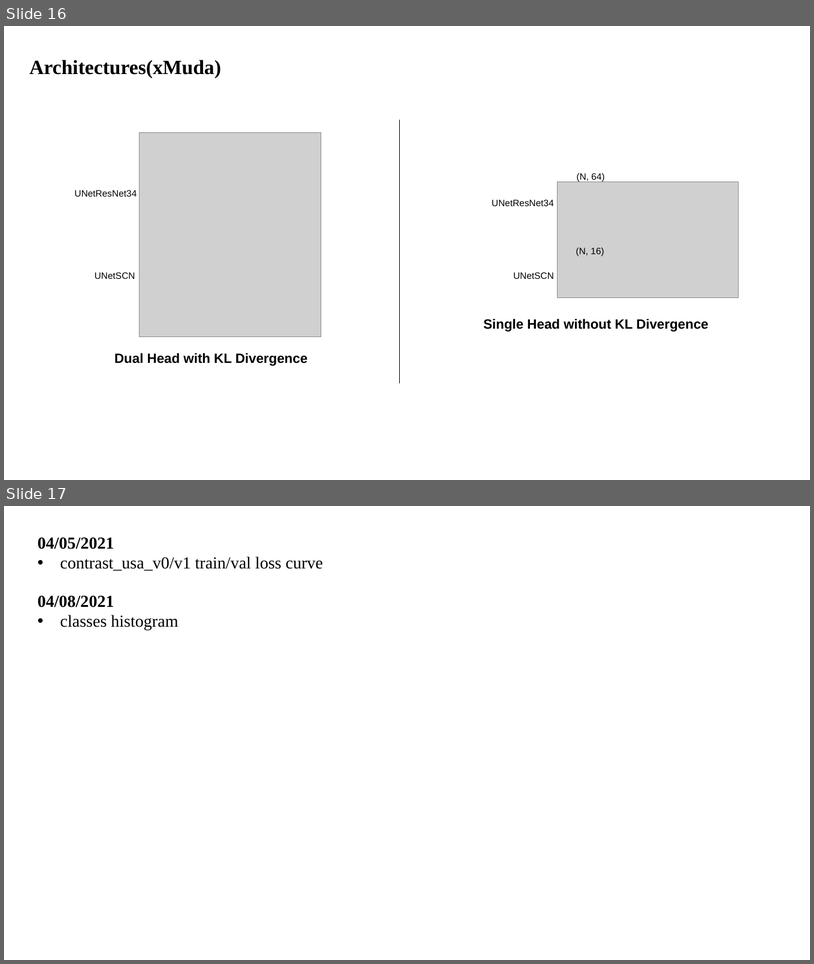
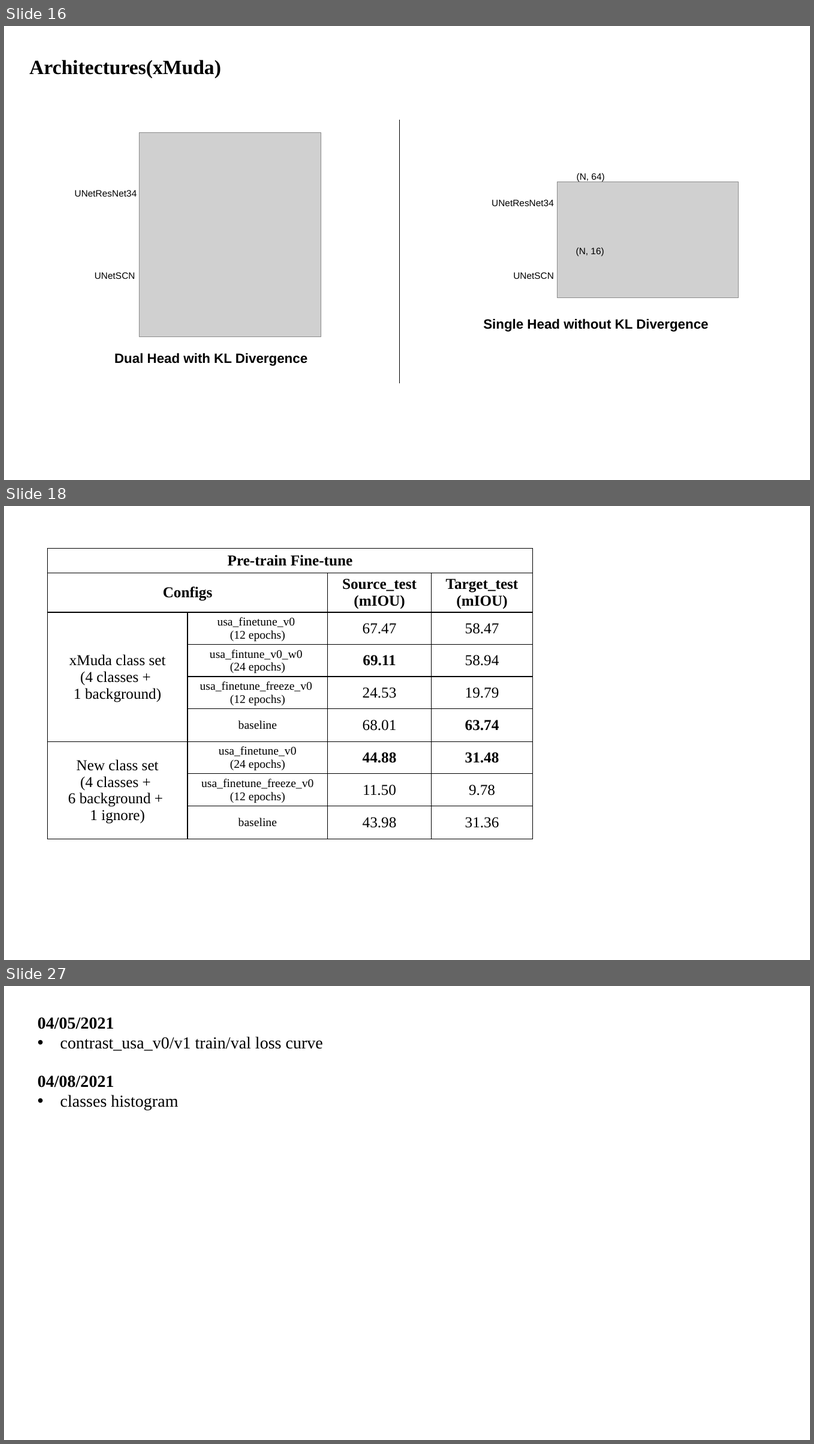
Before and after one commit to XYHC-MMDA/Multi-modal-Multi-task-DA, a slide deck: demo/latest.pptx. Shown one above the other, each under a label of ours: slides 16 and 17 before the commit, slides 16, 18 and 27 after it; the slides between them are not shown. The pictures are 814x964 and 814x1444 pixels, drawn with LibreOffice and Linux fonts; fonts in the diff are those of the drawing; grey boxes stand for pictures. Boxes give left, top, right and bottom in pixels: in the first picture for what was removed or moved away, otherwise in the second. Text is boxed around its words. In the diff, an @@ line names an element or a change of style, - is before the commit and + after.

Commit message:
finetune_v1

```diff
--- a/demo/latest.pptx
+++ b/demo/latest.pptx
@@ slide 18 added at [4, 506, 810, 960], background #FFFFFF @@
@@ table added at [48, 549, 533, 853], 9 rows, 4 columns @@
+Pre-train Fine-tune |  |  | 
+Configs |  | Source_test / (mIOU) | Target_test / (mIOU)
+xMuda class set / (4 classes + / 1 background) | usa_finetune_v0 / (12 epochs) | 67.47 | 58.47
+ | usa_fintune_v0_w0 / (24 epochs) | 69.11 | 58.94
+ | usa_finetune_freeze_v0 / (12 epochs) | 24.53 | 19.79
+ | baseline | 68.01 | 63.74
+New class set / (4 classes + / 6 background + / 1 ignore) | usa_finetune_v0 / (24 epochs) | 44.88 | 31.48
+ | usa_finetune_freeze_v0 / (12 epochs) | 11.50 | 9.78
+ | baseline | 43.98 | 31.36
@@ what was slide 17 is now slide 27 @@
```
Also in this commit, not shown: 2 slides changed, 9 other slides added, 9 other files.
